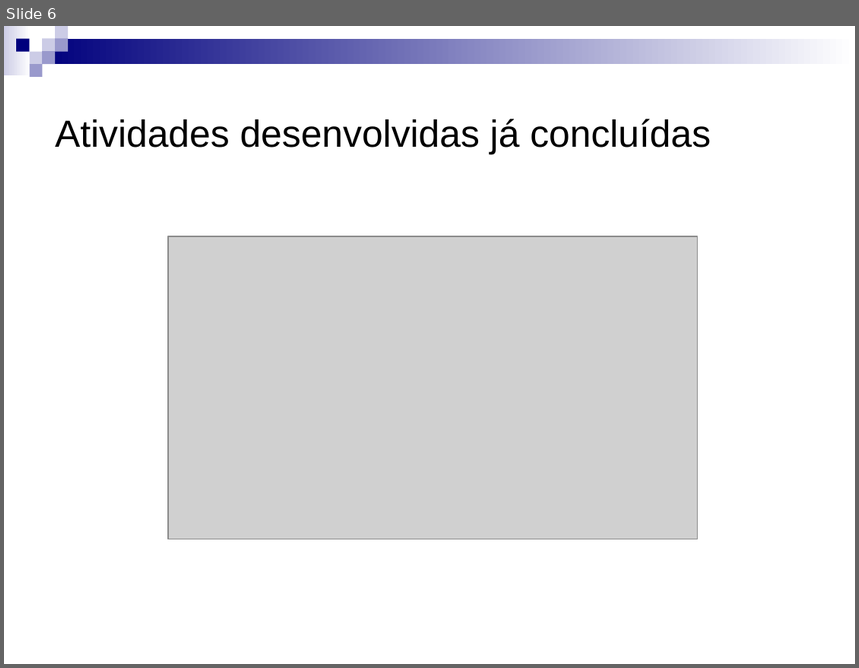
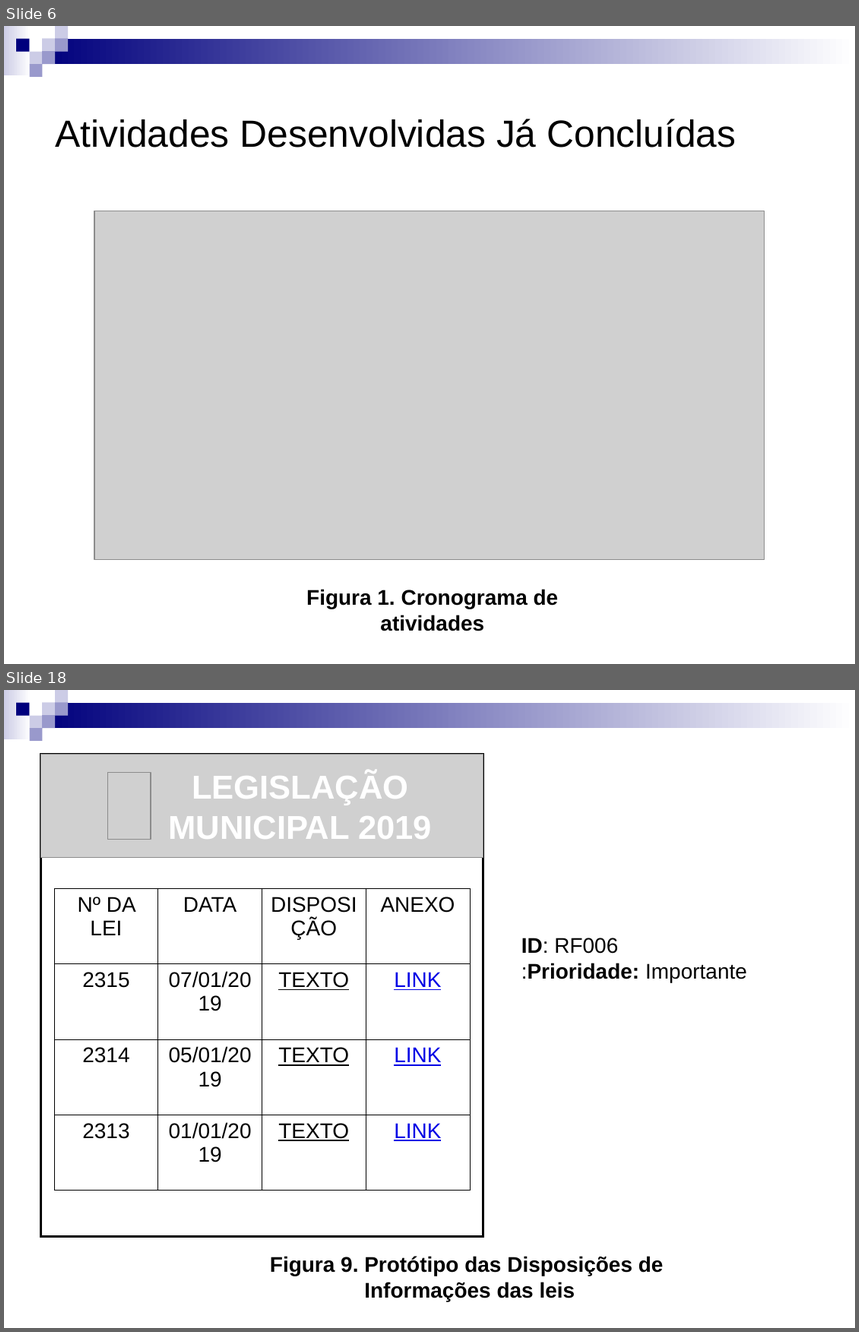
Before and after one commit to Gabrielfgrd/CamaraRB, a slide deck: Documentos/Documentos das aulas/Apresentação para o dia 10.ppt. Shown one above the other, each under a label of ours: slide 6 before the commit, slides 6 and 18 after it; the slides between them are not shown. The pictures are 859x668 and 859x1332 pixels, drawn with LibreOffice and Linux fonts; fonts in the diff are those of the drawing; grey boxes stand for pictures. Boxes give left, top, right and bottom in pixels: in the first picture for what was removed or moved away, otherwise in the second. Text is boxed around its words. In the diff, an @@ line names an element or a change of style, - is before the commit and + after.

```diff
--- a/Documentos/Documentos das aulas/Apresentação para o dia 10.ppt
+++ b/Documentos/Documentos das aulas/Apresentação para o dia 10.ppt
@@ slide 18 added at [4, 690, 855, 1328], background #FFFFFF; not listed: 9 template elements that a slide beside it also shows @@
@@ rectangle added at [40, 755, 484, 1237], fill #FFFFFF, outline #000000 2.01 pt @@
@@ picture added at [40, 755, 484, 858] @@
@@ picture added at [108, 773, 151, 840] @@
@@ text added at [169, 772, 432, 839], 28 pt, text #FFFFFF, bold @@
+LEGISLAÇÃO MUNICIPAL 2019
@@ table added at [54, 888, 470, 1189], 4 rows, 4 columns @@
+Nº DA LEI | DATA | DISPOSIÇÃO | ANEXO
+2315 | 07/01/2019 | TEXTO | LINK
+2314 | 05/01/2019 | TEXTO | LINK
+2313 | 01/01/2019 | TEXTO | LINK
@@ text added at [522, 938, 747, 983], 18 pt, text #000000 @@
+ID: RF006
+:Prioridade: Importante
@@ text added at [270, 1256, 664, 1302], 18 pt, text #000000, bold @@
+Figura 9. Protótipo das Disposições de
+Informações das leis
@@ slide 6 changed as well @@
@@ title at [55, 119, 736, 148]: text changed @@
-Atividades desenvolvidas já concluídas
+Atividades Desenvolvidas Já Concluídas
@@ picture: place and size @@
-picture at [168, 237, 698, 539]
+picture at [94, 211, 764, 560]
@@ text added at [306, 589, 559, 632], 18 pt, text #000000, bold @@
+Figura 1. Cronograma de
+atividades
```
Also in this commit, not shown: 2 other slides changed, 13 other slides added, 3 slides removed, 8 other files.
